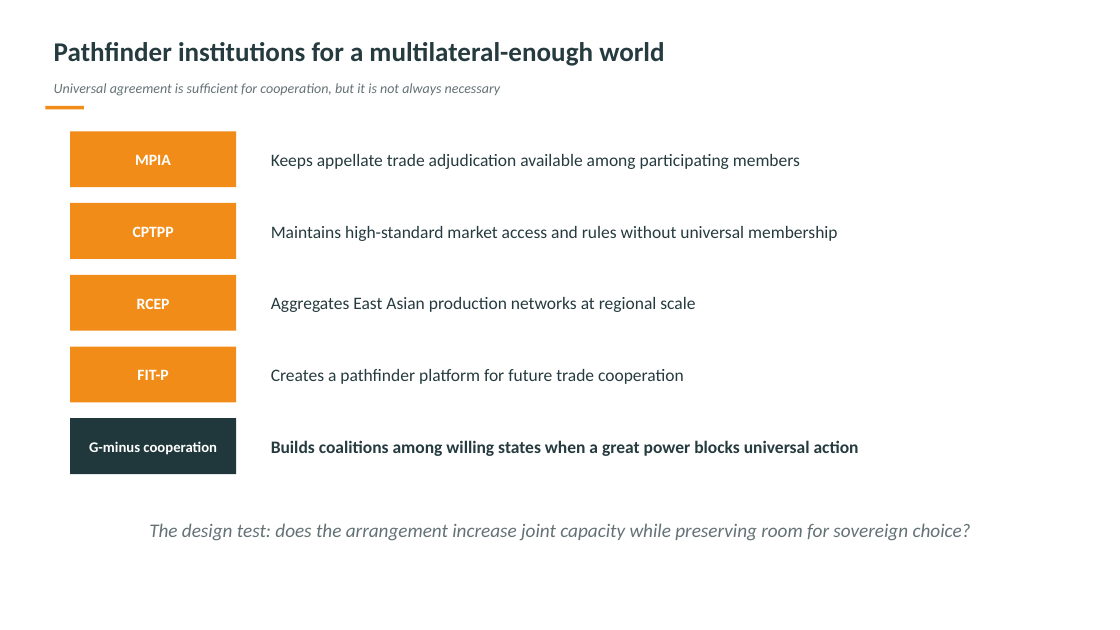
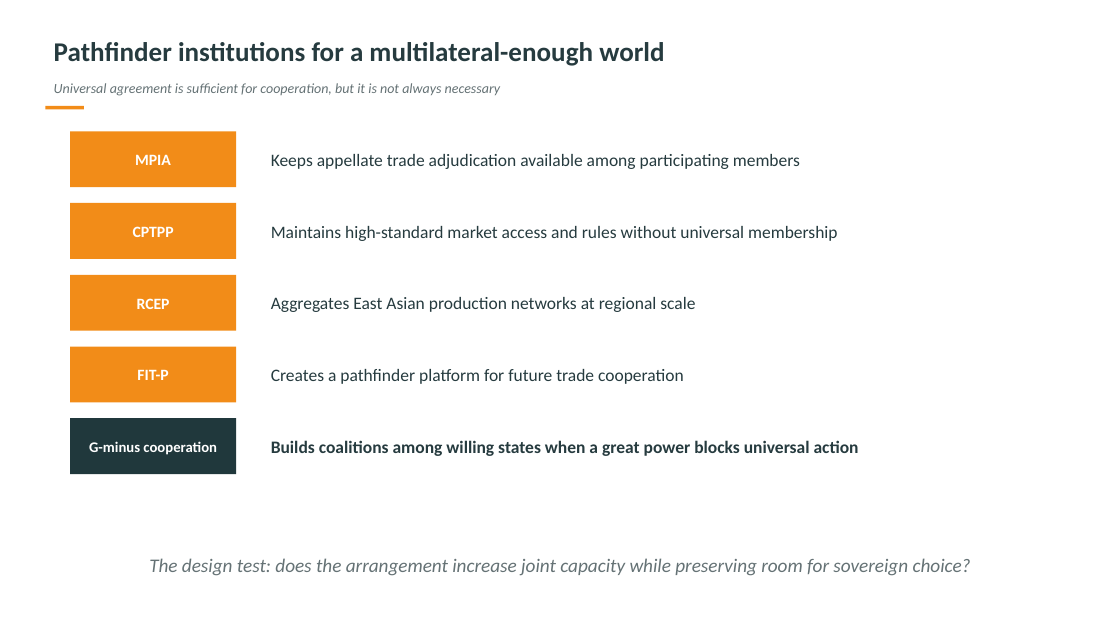
Before and after one commit to DannyQuah/DannyQuah.github.io, a slide deck: slide 30 of Storage/2026.09-Asia-in-a-Disrupted-World-Order-Danny.Quah-crafted-CP.pptx. Drawn at 1120x630 pixels with LibreOffice and Linux fonts; fonts in the diff are those of the drawing. Boxes give left, top, right and bottom in pixels: in the first picture for what was removed or moved away, otherwise in the second. Text is boxed around its words. In the diff, an @@ line names an element or a change of style, - is before the commit and + after.

```diff
--- a/Storage/2026.09-Asia-in-a-Disrupted-World-Order-Danny.Quah-crafted-CP.pptx
+++ b/Storage/2026.09-Asia-in-a-Disrupted-World-Order-Danny.Quah-crafted-CP.pptx
@@ text "The design test: does the ...": place and size @@
-text "The design test: does the ..." at (149,523,971,541)
+text "The design test: does the ..." at (149,558,971,576)
```
Also in this commit, not shown: 20 other slides changed.
